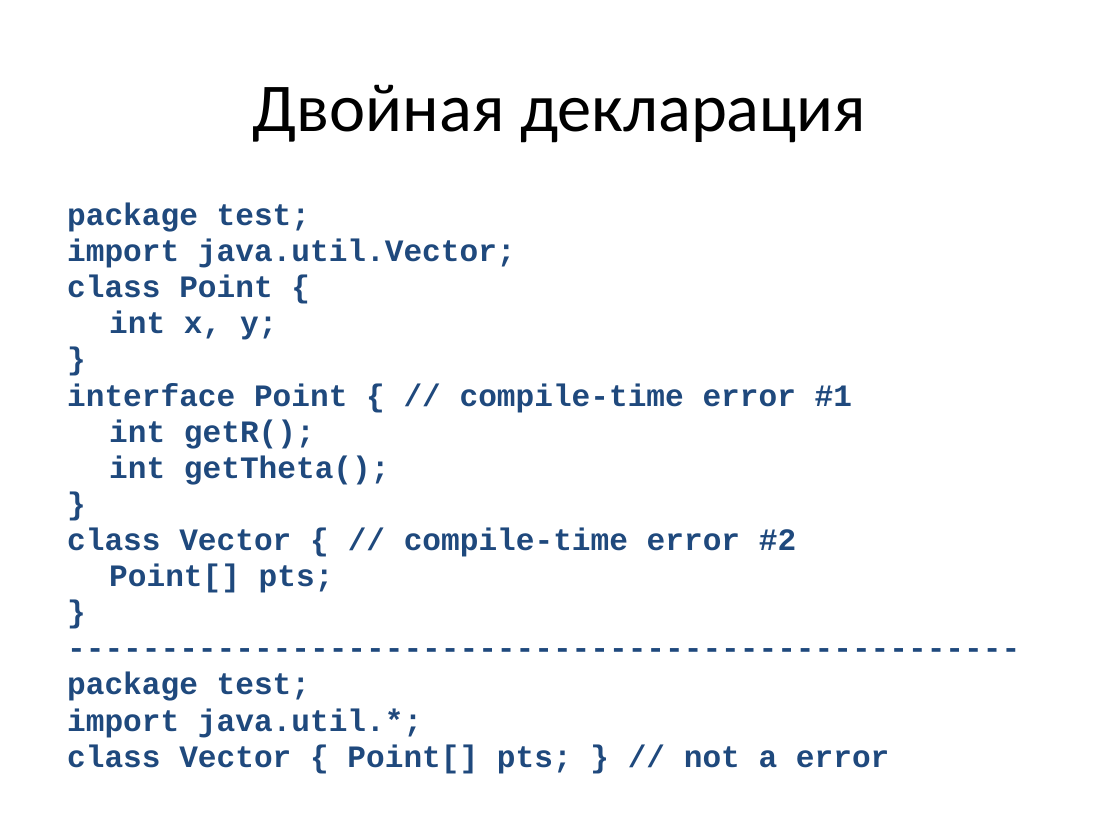
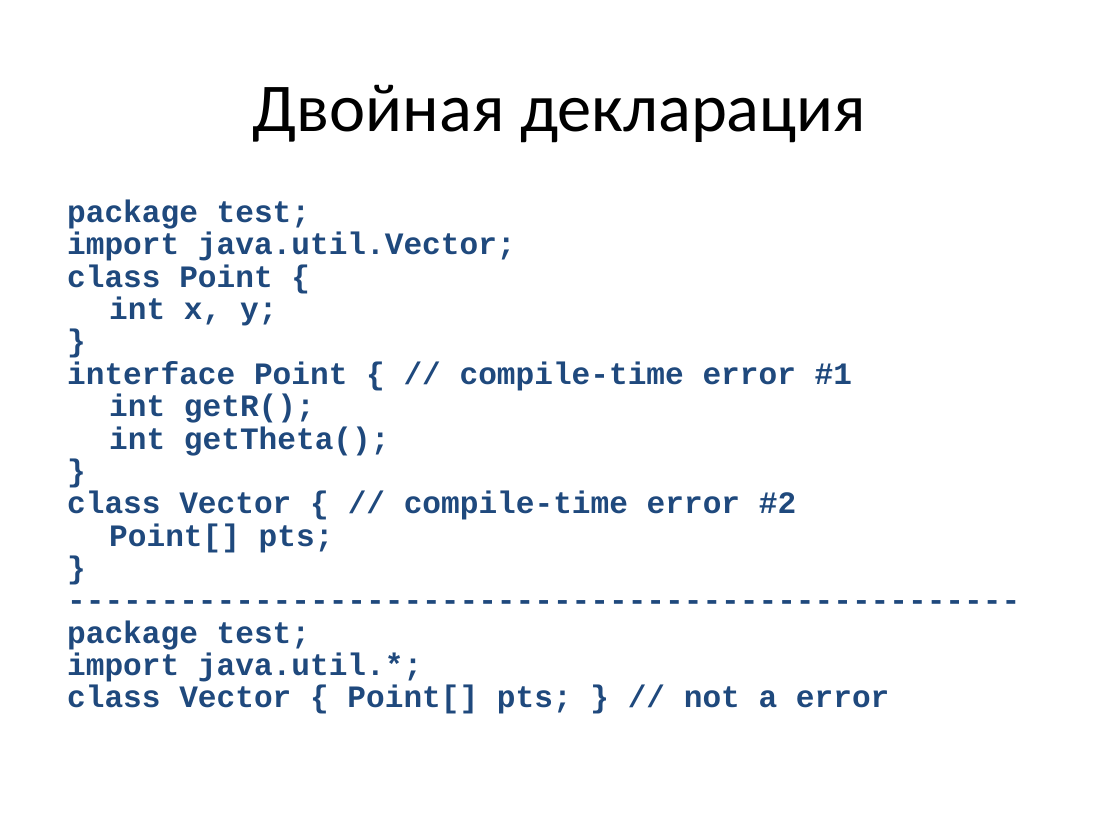
Before and after one commit to a-vodka/java, a slide deck: slide 81 of java-lc3.pptx. Drawn at 1120x840 pixels with LibreOffice and Linux fonts; fonts in the diff are those of the drawing; background and template pictures are left out. Boxes give left, top, right and bottom in pixels: in the first picture for what was removed or moved away, otherwise in the second. Text is boxed around its words. In the diff, an @@ line names an element or a change of style, - is before the commit and + after.

```diff
--- a/java-lc3.pptx
+++ b/java-lc3.pptx
@@ text "package test;" at [67, 200, 889, 714]: line spacing 0.8 to 0.7 @@
```
Also in this commit, not shown: 8 other slides changed, 2 other files.
